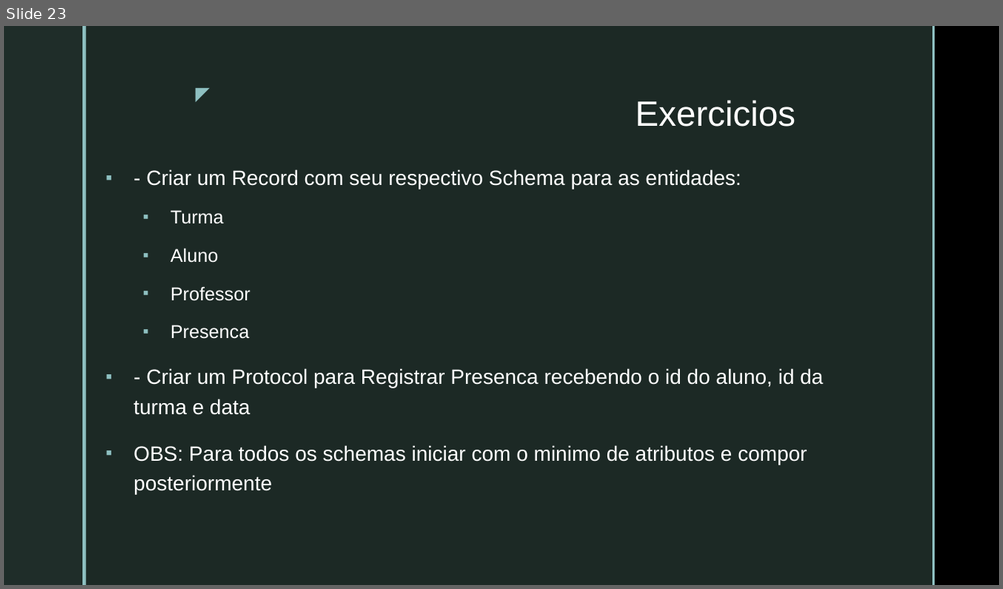
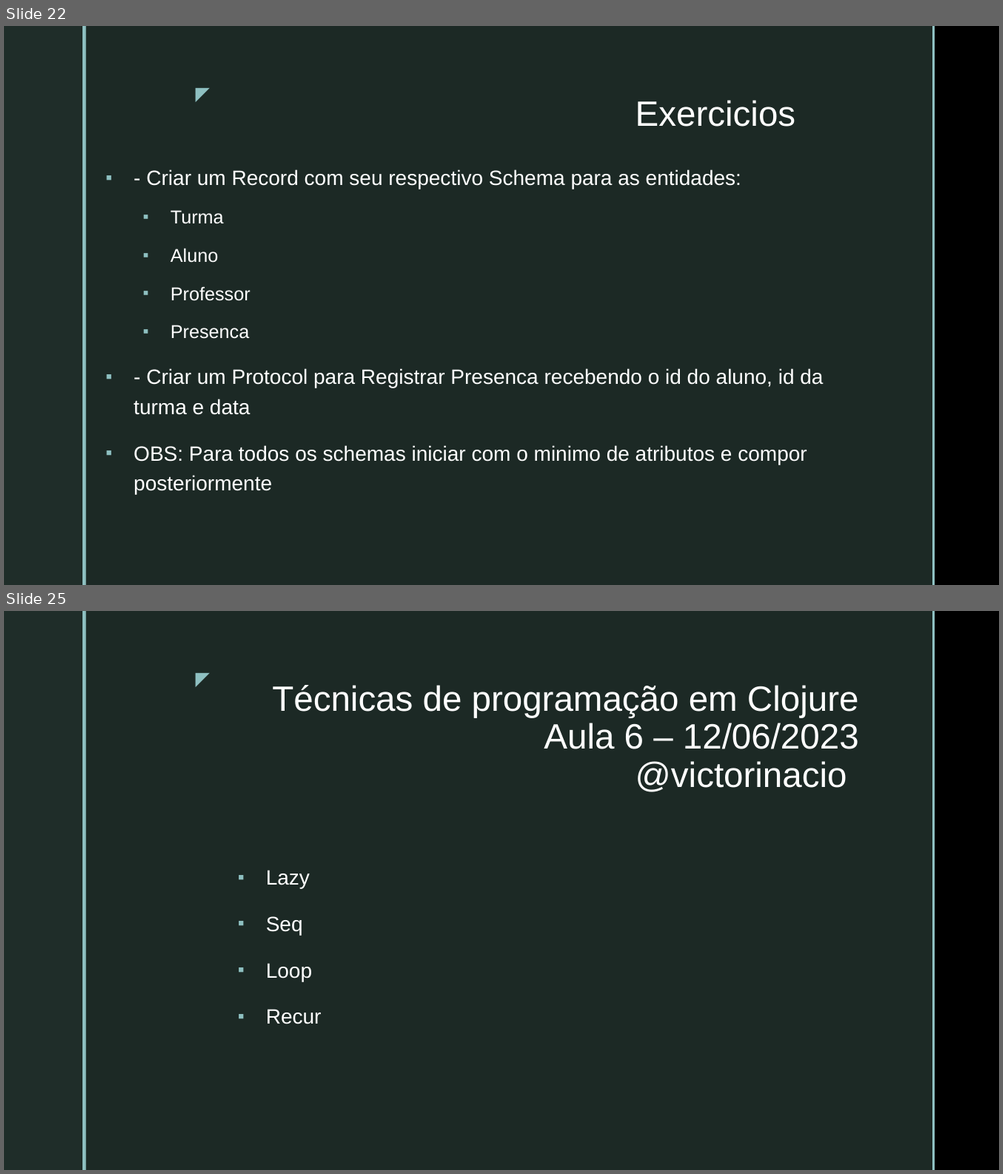
Before and after one commit to VictorInacio/curso-clojure-mybank, a slide deck: doc/NUBOOT-MOD3-PROG-TEC-CLJ.pptx. Shown one above the other, each under a label of ours: slide 23 before the commit, slides 22 and 25 after it; the slides between them are not shown. The pictures are 1003x589 and 1003x1174 pixels, drawn with LibreOffice and Linux fonts; fonts in the diff are those of the drawing; background and template pictures are left out. Boxes give left, top, right and bottom in pixels: in the first picture for what was removed or moved away, otherwise in the second. Text is boxed around its words. In the diff, an @@ line names an element or a change of style, - is before the commit and + after.

Commit message:
aula 6 - PPT Atualizado

```diff
--- a/doc/NUBOOT-MOD3-PROG-TEC-CLJ.pptx
+++ b/doc/NUBOOT-MOD3-PROG-TEC-CLJ.pptx
@@ slide 25 added at box(4, 611, 999, 1170), background picture (left out); not listed: 5 template elements that a slide beside it also shows @@
@@ title added at box(272, 685, 859, 792), 34 pt, text #FFFFFF @@
+Técnicas de programação em Clojure
+Aula 6 – 12/06/2023
+@victorinacio
@@ text added at box(266, 870, 321, 1025), 20 pt, text #FFFFFF @@
+▪ Lazy
+▪ Seq
+▪ Loop
+▪ Recur
@@ what was slide 23 is now slide 22 @@
```
Also in this commit, not shown: 1 slide changed, 2 other slides added.
